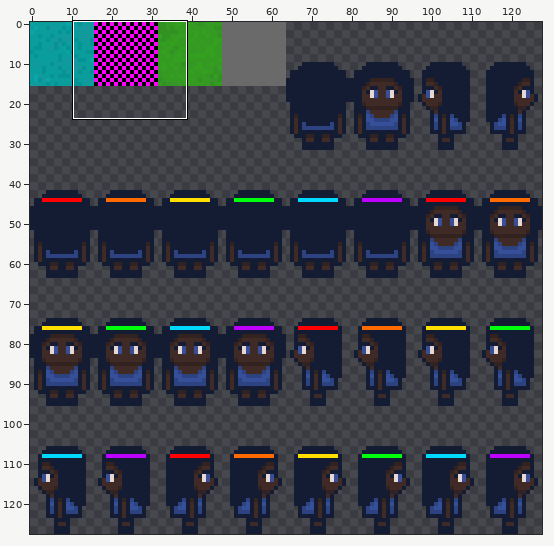
Sprite sheet: assets/main/textures/spriteTextureMap.png. The picture above shows the old version from afar; the outline marks the close-up.
Close-up. Earlier state:
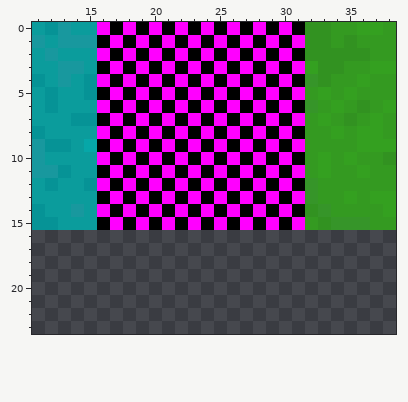
The file is 128x128 pixels. Colours within 5 levels of each other are drawn and written as one. Shown: x 11..38, y 0..23.
After the commit:
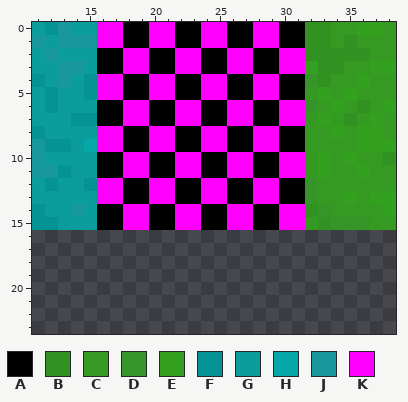
Palette (. is transparent): A #000000  B #329221  C #349a21  D #369529  E #34a020  F #069396  G #0b9c9c  H #06a7a8  J #18989e  K #ff00ff
From old to new:
y 0: x 17..18 AK -> KA; x 21..22 AK -> KA; x 25..26 AK -> KA; x 29..30 AK -> KA
y 1: x 16 A -> K; x 19..20 KA -> AK; x 23..24 KA -> AK; x 27..28 KA -> AK; x 31 K -> A
y 2: x 16 K -> A; x 19..20 AK -> KA; x 23..24 AK -> KA; x 27..28 AK -> KA; x 31 A -> K
y 3: x 17..18 KA -> AK; x 21..22 KA -> AK; x 25..26 KA -> AK; x 29..30 KA -> AK
y 4: x 17..18 AK -> KA; x 21..22 AK -> KA; x 25..26 AK -> KA; x 29..30 AK -> KA
y 5: x 16 A -> K; x 19..20 KA -> AK; x 23..24 KA -> AK; x 27..28 KA -> AK; x 31 K -> A
y 6: x 16 K -> A; x 19..20 AK -> KA; x 23..24 AK -> KA; x 27..28 AK -> KA; x 31 A -> K
y 7: x 17..18 KA -> AK; x 21..22 KA -> AK; x 25..26 KA -> AK; x 29..30 KA -> AK
y 8: x 17..18 AK -> KA; x 21..22 AK -> KA; x 25..26 AK -> KA; x 29..30 AK -> KA
y 9: x 16 A -> K; x 19..20 KA -> AK; x 23..24 KA -> AK; x 27..28 KA -> AK; x 31 K -> A
y 10: x 16 K -> A; x 19..20 AK -> KA; x 23..24 AK -> KA; x 27..28 AK -> KA; x 31 A -> K
y 11: x 17..18 KA -> AK; x 21..22 KA -> AK; x 25..26 KA -> AK; x 29..30 KA -> AK
y 12: x 17..18 AK -> KA; x 21..22 AK -> KA; x 25..26 AK -> KA; x 29..30 AK -> KA
y 13: x 16 A -> K; x 19..20 KA -> AK; x 23..24 KA -> AK; x 27..28 KA -> AK; x 31 K -> A
y 14: x 16 K -> A; x 19..20 AK -> KA; x 23..24 AK -> KA; x 27..28 AK -> KA; x 31 A -> K
y 15: x 17..18 KA -> AK; x 21..22 KA -> AK; x 25..26 KA -> AK; x 29..30 KA -> AK
Changed places in both close-ups, as pixel boxes (x1, y1, x2, y2):
changed: (97, 22, 305, 230)
